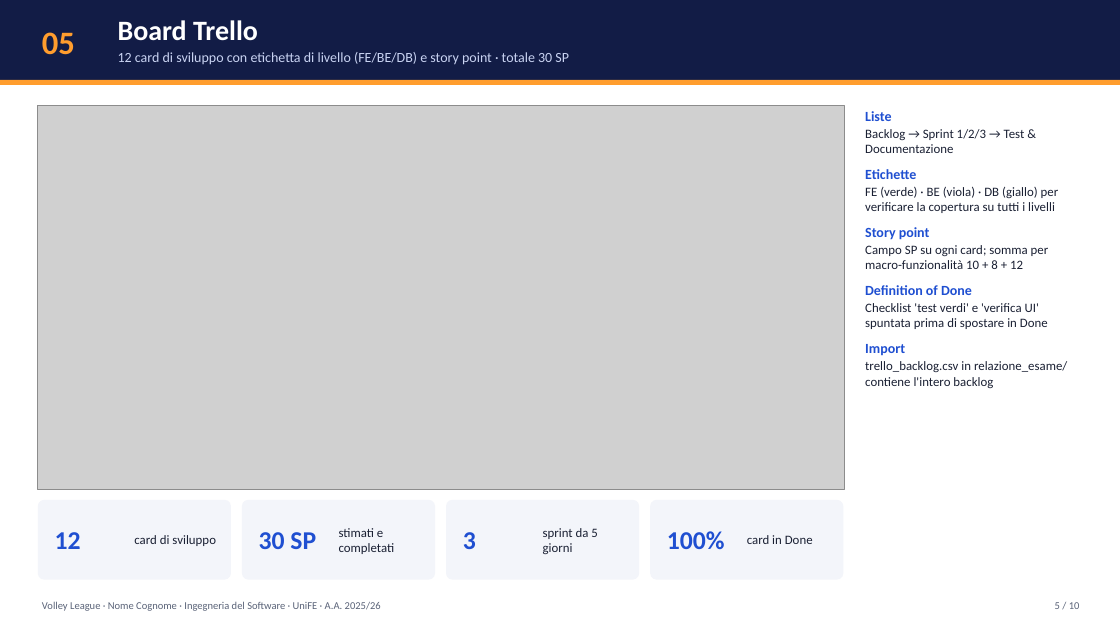
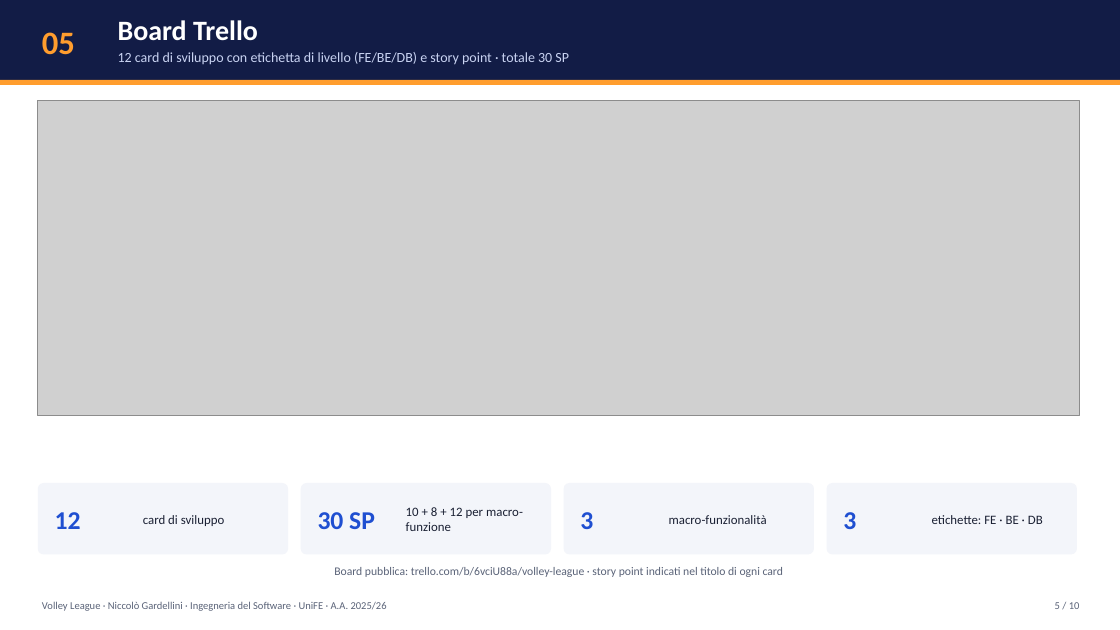
Before and after one commit to niccologardellini/volley-league-backend, a slide deck: slide 5 of relazione_esame/Relazione_VolleyLeague.pptx. Drawn at 1120x630 pixels with LibreOffice and Linux fonts; fonts in the diff are those of the drawing; grey boxes stand for pictures. Boxes give left, top, right and bottom in pixels: in the first picture for what was removed or moved away, otherwise in the second. Text is boxed around its words. In the diff, an @@ line names an element or a change of style, - is before the commit and + after.

Commit message:
Aggiornata relazione, rimossi Dockerfile e backlog

```diff
--- a/relazione_esame/Relazione_VolleyLeague.pptx
+++ b/relazione_esame/Relazione_VolleyLeague.pptx
@@ picture: place and size @@
-picture at [38, 105, 844, 490]
+picture at [38, 101, 1080, 416]
@@ rounded rectangle: place and size @@
-rounded rectangle at [38, 500, 231, 580]
+rounded rectangle at [38, 483, 288, 555]
@@ text "12": place and size @@
-text "12" at [55, 532, 81, 549]
+text "12" at [55, 512, 81, 529]
@@ text "card di sviluppo": place and size @@
-text "card di sviluppo" at [134, 535, 216, 546]
+text "card di sviluppo" at [143, 515, 225, 526]
@@ rounded rectangle: place and size @@
-rounded rectangle at [242, 500, 435, 580]
+rounded rectangle at [301, 483, 551, 555]
@@ text "30 SP": place and size @@
-text "30 SP" at [259, 532, 316, 549]
+text "30 SP" at [318, 512, 375, 529]
@@ text at [406, 507, 523, 531]: text changed @@
-stimati e completati
+10 + 8 + 12 per macro-funzione
@@ rounded rectangle: place and size @@
-rounded rectangle at [446, 500, 639, 580]
+rounded rectangle at [564, 483, 814, 555]
@@ text "3": place and size @@
-text "3" at [463, 532, 476, 549]
+text "3" at [580, 512, 593, 529]
@@ rounded rectangle: place and size @@
-rounded rectangle at [650, 500, 844, 580]
+rounded rectangle at [827, 483, 1077, 555]
@@ text at [669, 515, 767, 524]: text changed @@
-sprint da 5 giorni
+macro-funzionalità
@@ text removed at [747, 535, 813, 544] @@
-card in Done
@@ text at [843, 512, 856, 529]: text changed @@
-100%
+3
@@ text added at [932, 515, 1043, 524], 11 pt, text #1A2033 @@
+etichette: FE · BE · DB
@@ text at [334, 567, 783, 577]: text changed; size 11 to 10 pt; text colour #1A2033 to #5A6378 @@
-Liste
-Backlog → Sprint 1/2/3 → Test & Documentazione
-Etichette
-FE (verde) · BE (viola) · DB (giallo) per verificare la copertura su tutti i livelli
-Story point
-Campo SP su ogni card; somma per macro-funzionalità 10 + 8 + 12
-Definition of Done
-Checklist 'test verdi' e 'verifica UI' spuntata prima di spostare in Done
-Import
-trello_backlog.csv in relazione_esame/ contiene l'intero backlog
+Board pubblica: trello.com/b/6vciU88a/volley-league · story point indicati nel titolo di ogni card
@@ text at [42, 601, 387, 611]: text changed @@
-Volley League · Nome Cognome · Ingegneria del Software · UniFE · A.A. 2025/26
+Volley League · Niccolò Gardellini · Ingegneria del Software · UniFE · A.A. 2025/26
```
Also in this commit, not shown: 8 other slides changed, 1 slide added, 1 slide removed, 14 other files.
